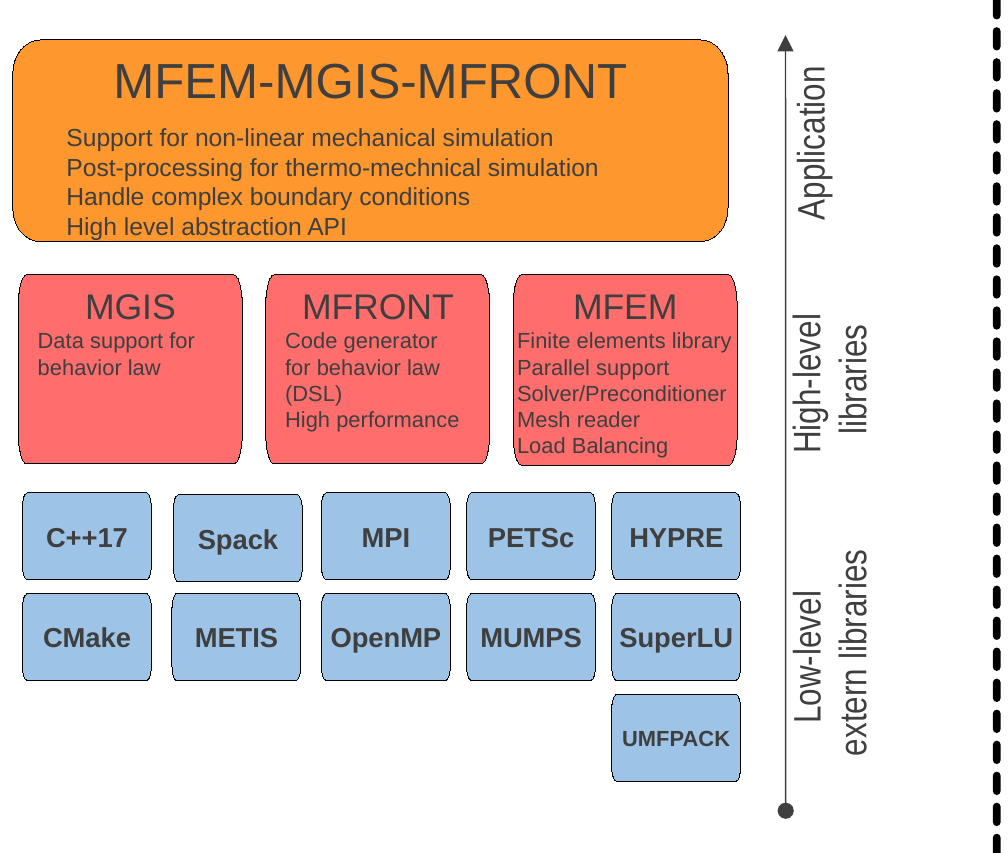
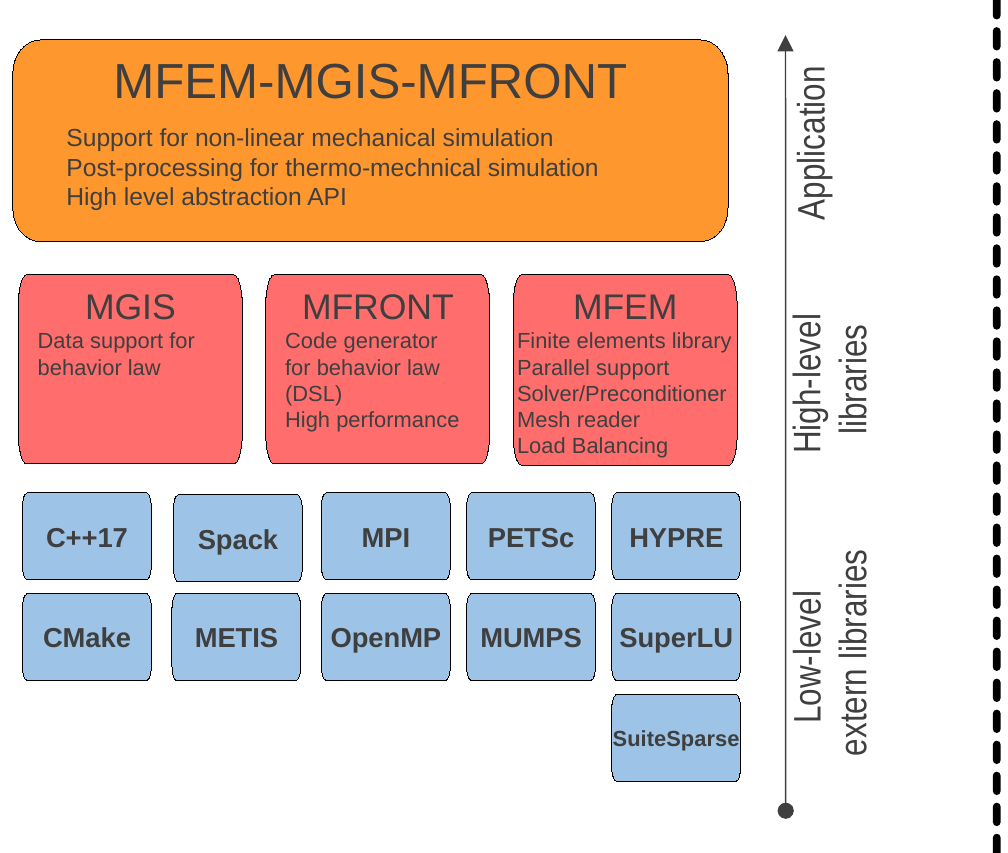
Before and after one commit to thelfer/mfem-mgis, a slide deck: slide 1 of docs/paper/joss/MMM-stack.odp. Drawn at 1008x853 pixels with LibreOffice and Linux fonts; fonts in the diff are those of the drawing. Boxes give left, top, right and bottom in pixels: in the first picture for what was removed or moved away, otherwise in the second. Text is boxed around its words. In the diff, an @@ line names an element or a change of style, - is before the commit and + after.

```diff
--- a/docs/paper/joss/MMM-stack.odp
+++ b/docs/paper/joss/MMM-stack.odp
@@ text in freeform shape at (66,187,470,210): paragraph removed @@
-Handle complex boundary conditions
@@ text in freeform shape at (613,730,740,751): text changed @@
-UMFPACK
+SuiteSparse
```
Also in this commit, not shown: 4 other files.
